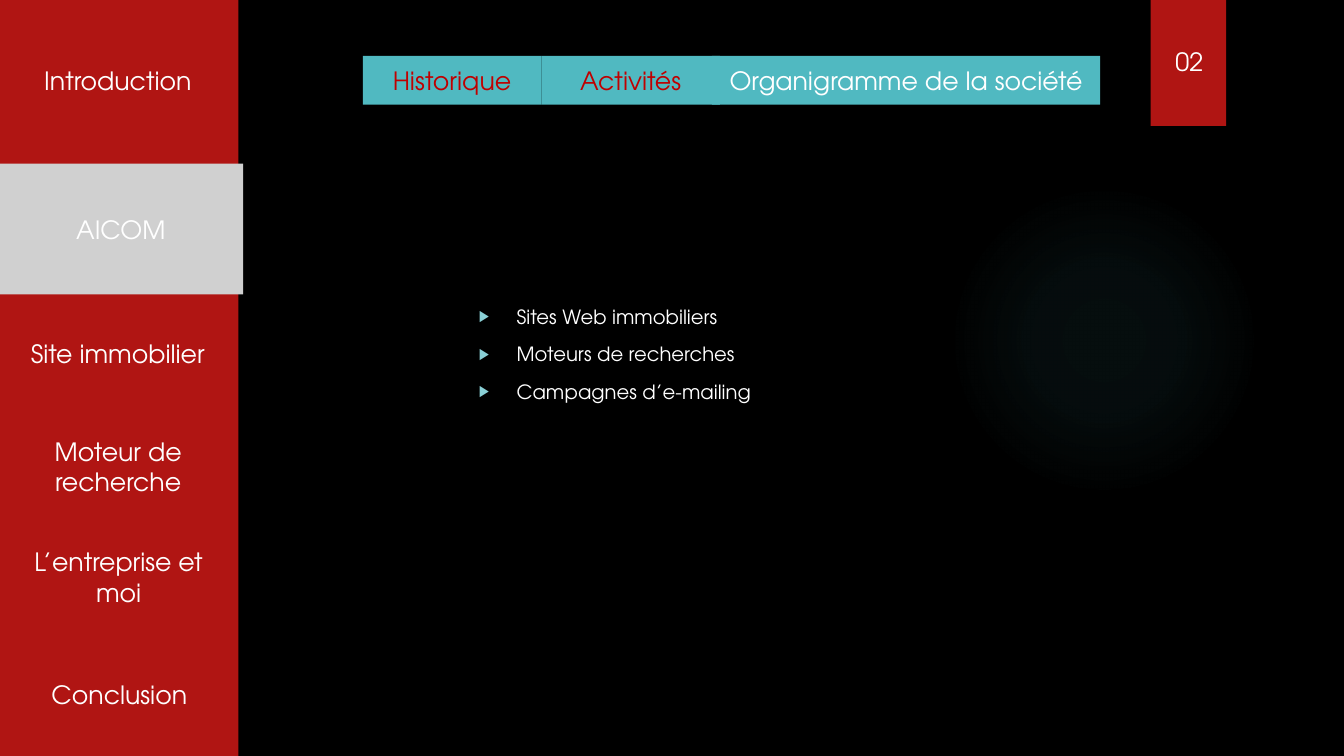
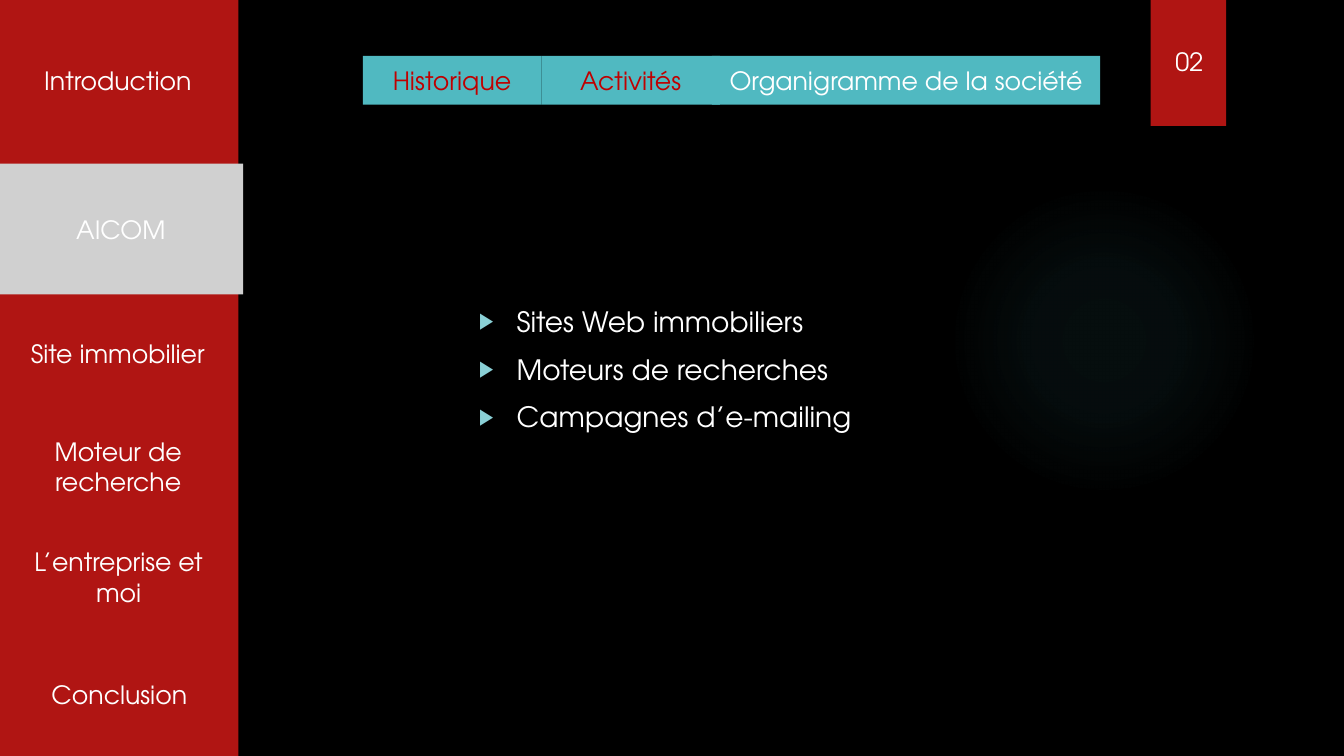
Before and after one commit to tochyvn/ma_banque_document, a slide deck: slide 4 of Aviaco france.pptx. Drawn at 1344x756 pixels with LibreOffice and Linux fonts; fonts in the diff are those of the drawing; grey boxes stand for pictures; background and template pictures are left out. Boxes give left, top, right and bottom in pixels: in the first picture for what was removed or moved away, otherwise in the second. Text is boxed around its words. In the diff, an @@ line names an element or a change of style, - is before the commit and + after.

```diff
--- a/Aviaco france.pptx
+++ b/Aviaco france.pptx
@@ text "Sites Web immobiliers" at [517, 311, 851, 433]: size 14 to 20 pt @@
```
Also in this commit, not shown: 3 other slides changed, 3 slides added.
